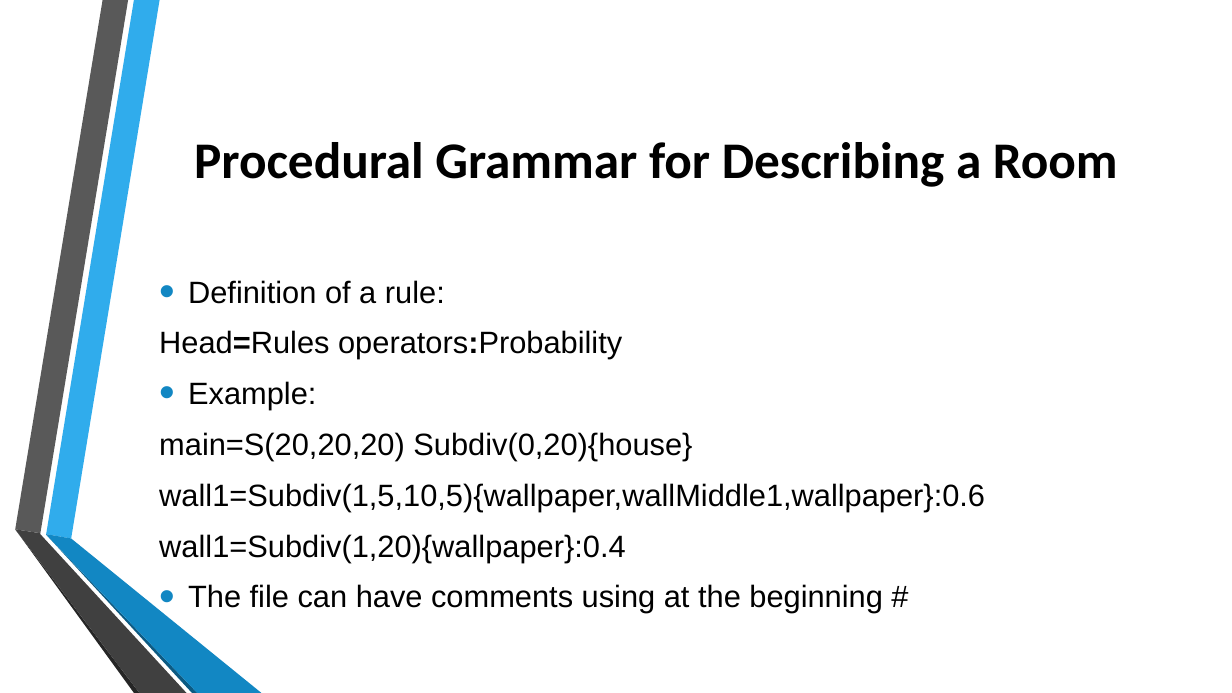
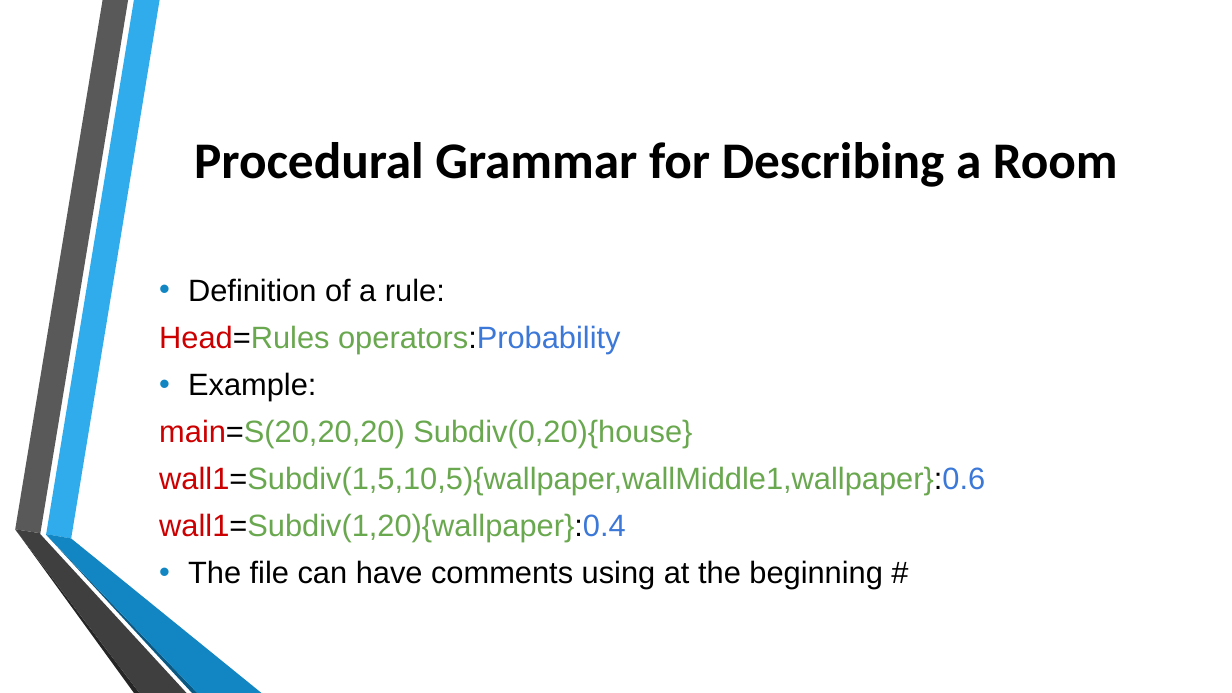
Before and after one commit to jtrillos/ProceduralModelingProject, a slide deck: slide 4 of Final Presentation.pptx (slide 3 before the commit). Drawn at 1232x693 pixels with LibreOffice and Linux fonts; fonts in the diff are those of the drawing; background and template pictures are left out. Boxes give left, top, right and bottom in pixels: in the first picture for what was removed or moved away, otherwise in the second. Text is boxed around its words. In the diff, an @@ line names an element or a change of style, - is before the commit and + after.

```diff
--- a/Final Presentation.pptx
+++ b/Final Presentation.pptx
@@ text "Definition of a rule:" at [159,278,985,589]: text colour #000000 to #CC0000 in "Head=Rules", "main=S(20,20,20)", "wall1=Subdiv(1,5,10,5){wallpaper,wallMiddle1,wallpaper}:0.6", "wall1=Subdiv(1,20){wallpaper}:0.4"; text colour #000000 to #6AA84F in "Head=Rules operators:Probability", "main=S(20,20,20) Subdiv(0,20){house}", "wall1=Subdiv(1,5,10,5){wallpaper,wallMiddle1,wallpaper}:0.6", "wall1=Subdiv(1,20){wallpaper}:0.4"; text colour #000000 to #3C78D8 in "operators:Probability", "wall1=Subdiv(1,5,10,5){wallpaper,wallMiddle1,wallpaper}:0.6", "wall1=Subdiv(1,20){wallpaper}:0.4"; bold off in "Head=Rules operators:Probability"; line spacing 1 to 0.9; less space between paragraphs; bullet colour #1287C3 to #1186C3 @@
@@ freeform shape at [15,530,186,693]: fill #404040 to #3F3F3F @@
@@ freeform shape at [46,535,198,693]: fill #0C5A82 to #0B5982 @@
@@ freeform shape at [46,534,262,693]: fill #1287C3 to #1186C3 @@
```
Also in this commit, not shown: 10 other slides changed, 9 slides added, 1 slide removed.
